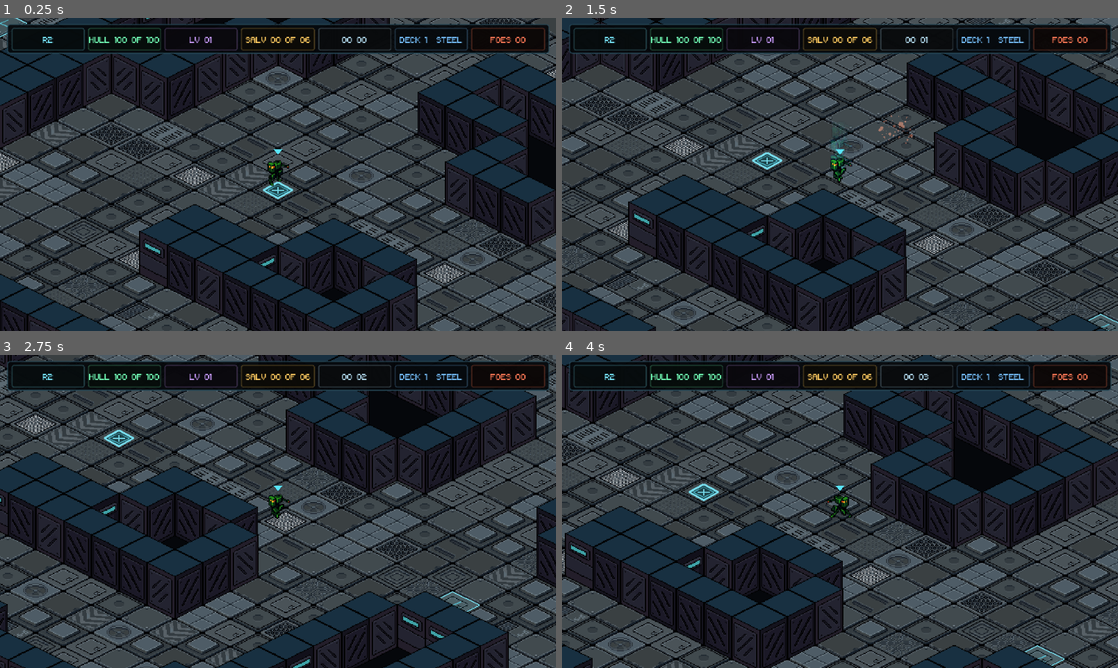
Above: before the commit, frames 1-4 (two rows, left to right).
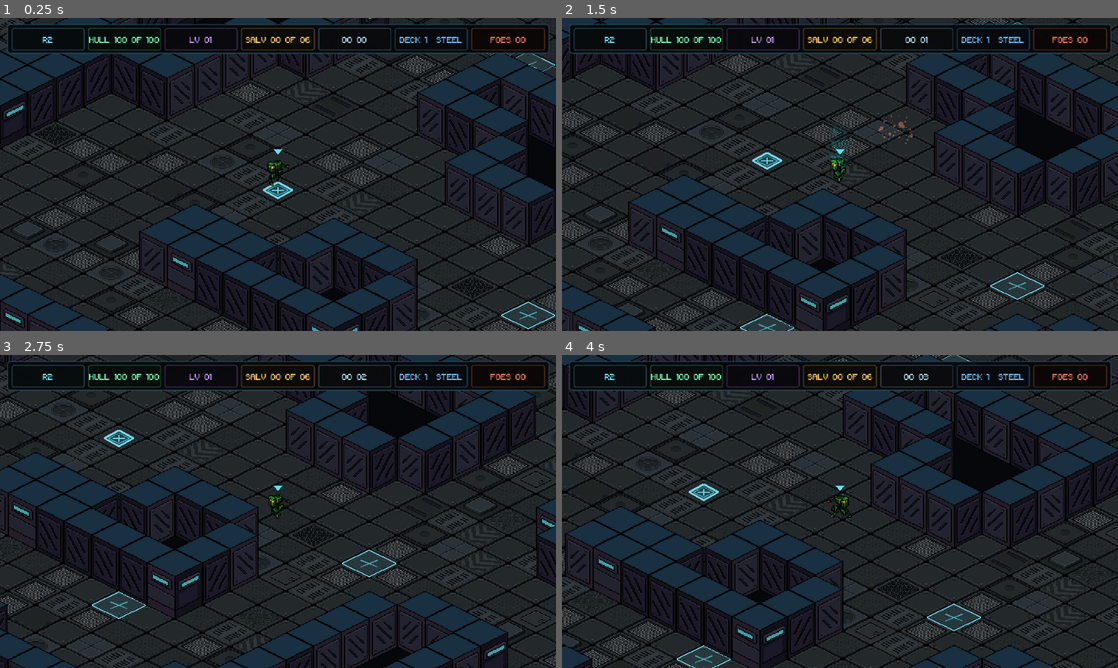
Above: after the commit, the same moments.

Repository: Tekknobot/spacehaul
Game: Godot game, scene res://Scenes/main.tscn
The game is run twice, just before and just after one commit, with the same random seed, the same clock (stepped at 60 frames per second) and the same inputs.
Inputs (mouse positions are in pixels of both pictures, inside the frame that each line leads up to):
- Up to frame 1 (0.25 s): no input
- Up to frame 2 (1.5 s): tap Enter at 0.5 s; move the mouse to (962, 158) at 0.52 s; hold D (move_right) 0.53-1.28 s; hold Shift (run) 0.53-1.28 s; click (962, 158) at 0.67 s; move the mouse to (728, 190) at 1.27 s; hold S (move_down) from 1.28 s (still down); tap Space (dash) at 1.35 s
- Up to frame 3 (2.75 s): tap Shift (run) at 1.55 s; move the mouse to (333, 442) at 2.02 s; release S (move_down) at 2.03 s; hold D (move_right) from 2.03 s (still down); hold Shift (run) from 2.03 s (still down); tap K (death_test) at 2.1 s
- Up to frame 4 (4 s): move the mouse to (812, 574) at 2.77 s; release D (move_right) at 2.78 s; release Shift (run) at 2.78 s; hold W (move_up) 2.78-3.53 s; tap H (hurt_test) at 2.85 s; click (812, 574) at 2.92 s; tap Shift (run) at 3.05 s; move the mouse to (1006, 558) at 3.52 s; hold A (move_left) from 3.53 s (still down); hold Shift (run) from 3.53 s (still down); tap E (interact) at 3.6 s

The runs differ from the first frame. In frame 1, 33% of the frame differs, in the area x 0-100%, y 0-100%; in frame 2, 33%; in frame 3, 33%; in frame 4, 34%.

Commit message:
Tile randomization.

Diff:
--- a/Scripts/procedural_deck.gd
+++ b/Scripts/procedural_deck.gd
@@ -23,10 +23,15 @@
 	preload("res://Sprites/Tiles/FloorTiles/floor_base_16.png"),
 ]
 
-# A restrained set of clean plates forms most walking surfaces; the remaining
-# technical/grille/panel tiles are mixed in as detail. All sixteen are used.
-const FLOOR_COMMON_INDICES: Array[int] = [0, 4, 5, 8, 9, 10]
-const FLOOR_DETAIL_INDICES: Array[int] = [1, 2, 3, 6, 7, 11, 12, 13, 14, 15]
+# FloorTiles are authored in rarity order. Earlier numbered tiles are the
+# structural vocabulary of a deck; later numbered tiles are increasingly rare
+# feature panels. The weights total 100 so they also read as percentages.
+# 01: 32%, 02: 19%, 03: 12%, 04: 9%, then progressively rarer through 16.
+const FLOOR_TILE_WEIGHTS: Array[float] = [
+	45.0, 15.368, 9.706, 7.279, 5.662, 4.044, 3.235, 2.426,
+	2.022, 1.618, 1.213, 0.809, 0.607, 0.404, 0.324, 0.283,
+]
+const FLOOR_FEATURE_START_INDEX := 8
 
 const DECK_PALETTE_SHADER: Shader = preload("res://Shaders/deck_palette.gdshader")
 const WALL_TEXTURES: Array[Texture2D] = [
@@ -326,7 +331,6 @@
 	_floor_styles.clear()
 
 	var floor_cells: Array[Vector2i] = []
-	var detail_chance := clampf(floor_grill_chance + floor_light_chance, 0.0, 0.65)
 
 	for x in range(1, grid_width - 1):
 		for y in range(1, grid_height - 1):
@@ -334,32 +338,67 @@
 				continue
 
 			var cell := Vector2i(x, y)
-			var tile_index := _choose_floor_tile_index(cell, detail_chance)
+			var tile_index := _choose_floor_tile_index(cell)
 			_floor_styles[cell] = tile_index
 
-			if tile_index in FLOOR_DETAIL_INDICES:
+			# Later authored tiles are feature panels rather than general floor fill.
+			if tile_index >= FLOOR_FEATURE_START_INDEX:
 				_accent_cells.append(cell)
 
 			if Vector2(cell).distance_to(Vector2(_start_cell)) >= 7.0:
 				floor_cells.append(cell)
 
 	# Hazards are gameplay metadata now, not a special floor texture. This keeps
-	# the new FloorTiles art intact and lets any floor design become dangerous.
+	# the FloorTiles art intact and lets any floor design become dangerous.
 	_shuffle_cells(floor_cells)
 	for i in range(mini(hazard_count, floor_cells.size())):
 		_hazard_cells.append(floor_cells[i])
 
-func _choose_floor_tile_index(cell: Vector2i, detail_chance: float) -> int:
-	# Keep the exact spawn tile calm and readable underneath the mecha.
+func _choose_floor_tile_index(cell: Vector2i) -> int:
+	# The spawn pad always uses the most common structural tile so the player
+	# enters each deck on a calm, immediately readable surface.
 	if cell == _start_cell:
-		return FLOOR_COMMON_INDICES[0]
-
-	# Use stable procedural selection from the level RNG. Common structural plates
-	# dominate, while technical panels and grilles provide enough variation that
-	# the new sixteen-tile set is visibly represented across a deck.
-	if _rng.randf() < detail_chance:
-		return FLOOR_DETAIL_INDICES[_rng.randi_range(0, FLOOR_DETAIL_INDICES.size() - 1)]
-	return FLOOR_COMMON_INDICES[_rng.randi_range(0, FLOOR_COMMON_INDICES.size() - 1)]
+		return 0
+
+	var chosen := _weighted_floor_tile_index(FLOOR_TEXTURES.size() - 1)
+
+	# Rare feature panels look authored when they have breathing room. If a late
+	# tile would touch another late tile, usually reroll from the first eight
+	# structural variants instead of creating a noisy patchwork cluster.
+	if chosen >= FLOOR_FEATURE_START_INDEX and _has_adjacent_feature_tile(cell):
+		if _rng.randf() < 0.88:
+			chosen = _weighted_floor_tile_index(FLOOR_FEATURE_START_INDEX - 1)
+
+	return chosen
+
+func _weighted_floor_tile_index(max_index: int) -> int:
+	var upper := clampi(max_index, 0, mini(FLOOR_TEXTURES.size(), FLOOR_TILE_WEIGHTS.size()) - 1)
+	var total_weight := 0.0
+	for i in range(upper + 1):
+		total_weight += FLOOR_TILE_WEIGHTS[i]
+
+	if total_weight <= 0.0:
+		return 0
+
+	var roll := _rng.randf() * total_weight
+	var accumulated := 0.0
+	for i in range(upper + 1):
+		accumulated += FLOOR_TILE_WEIGHTS[i]
+		if roll <= accumulated:
+			return i
+
+	return upper
+
+func _has_adjacent_feature_tile(cell: Vector2i) -> bool:
+	# Selection runs left-to-right through columns, so only already-authored
+	# neighbours are considered. This is enough to break up obvious feature clumps
+	# while keeping generation deterministic for a given deck seed.
+	for neighbor in [cell + Vector2i.LEFT, cell + Vector2i.UP]:
+		if _floor_styles.has(neighbor):
+			var neighbor_index := int(_floor_styles[neighbor])
+			if neighbor_index >= FLOOR_FEATURE_START_INDEX:
+				return true
+	return false
 
 func _rebuild_floor_visuals() -> void:
 	if _floor_visual_root == null:
Binary file changed: Sprites/Tiles/FloorTiles/floor_base_01.png
Not shown, changed: Sprites/Tiles/FloorTiles/floor_base_01.png.import
Binary file changed: Sprites/Tiles/FloorTiles/floor_base_02.png
Not shown, changed: Sprites/Tiles/FloorTiles/floor_base_02.png.import
Binary file changed: Sprites/Tiles/FloorTiles/floor_base_03.png
Not shown, changed: Sprites/Tiles/FloorTiles/floor_base_03.png.import
Binary file changed: Sprites/Tiles/FloorTiles/floor_base_04.png
Not shown, changed: Sprites/Tiles/FloorTiles/floor_base_04.png.import
Binary file changed: Sprites/Tiles/FloorTiles/floor_base_05.png
Not shown, changed: Sprites/Tiles/FloorTiles/floor_base_05.png.import
Binary file changed: Sprites/Tiles/FloorTiles/floor_base_06.png
Not shown, changed: Sprites/Tiles/FloorTiles/floor_base_06.png.import
(and 25 more such lines)
